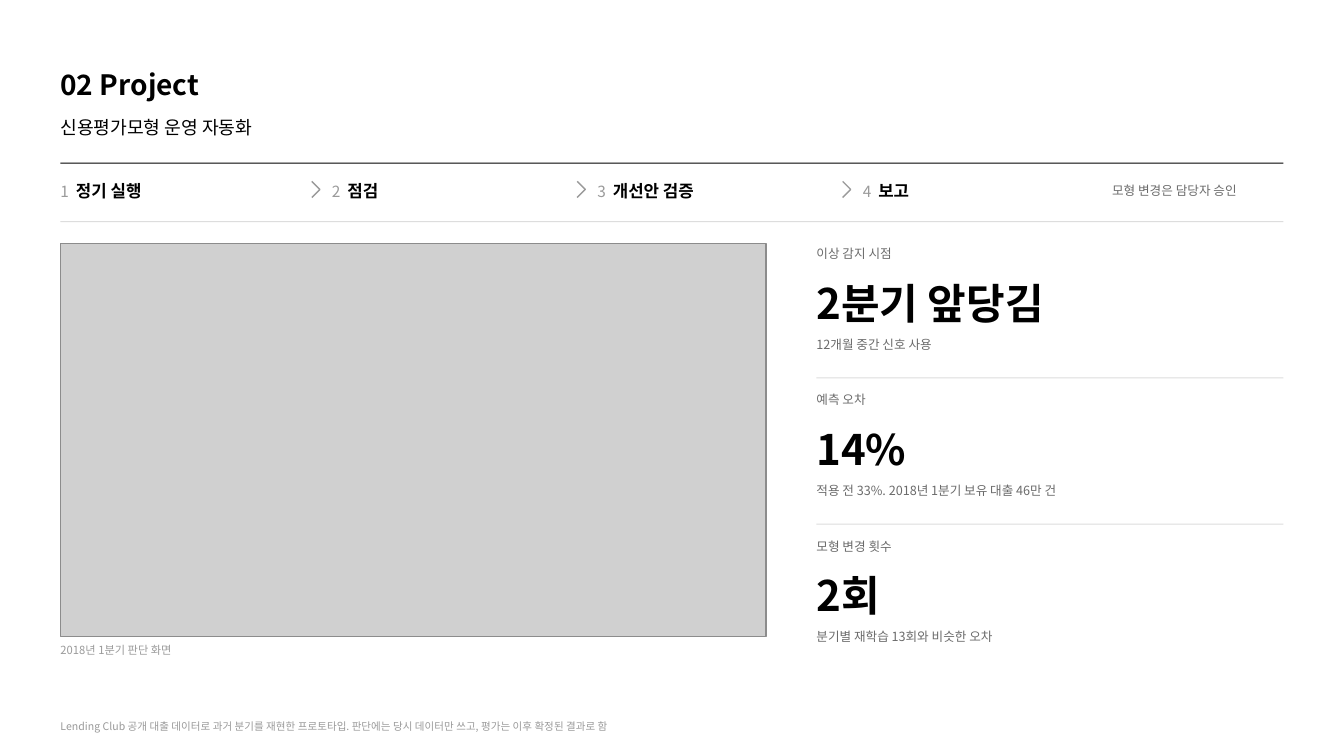
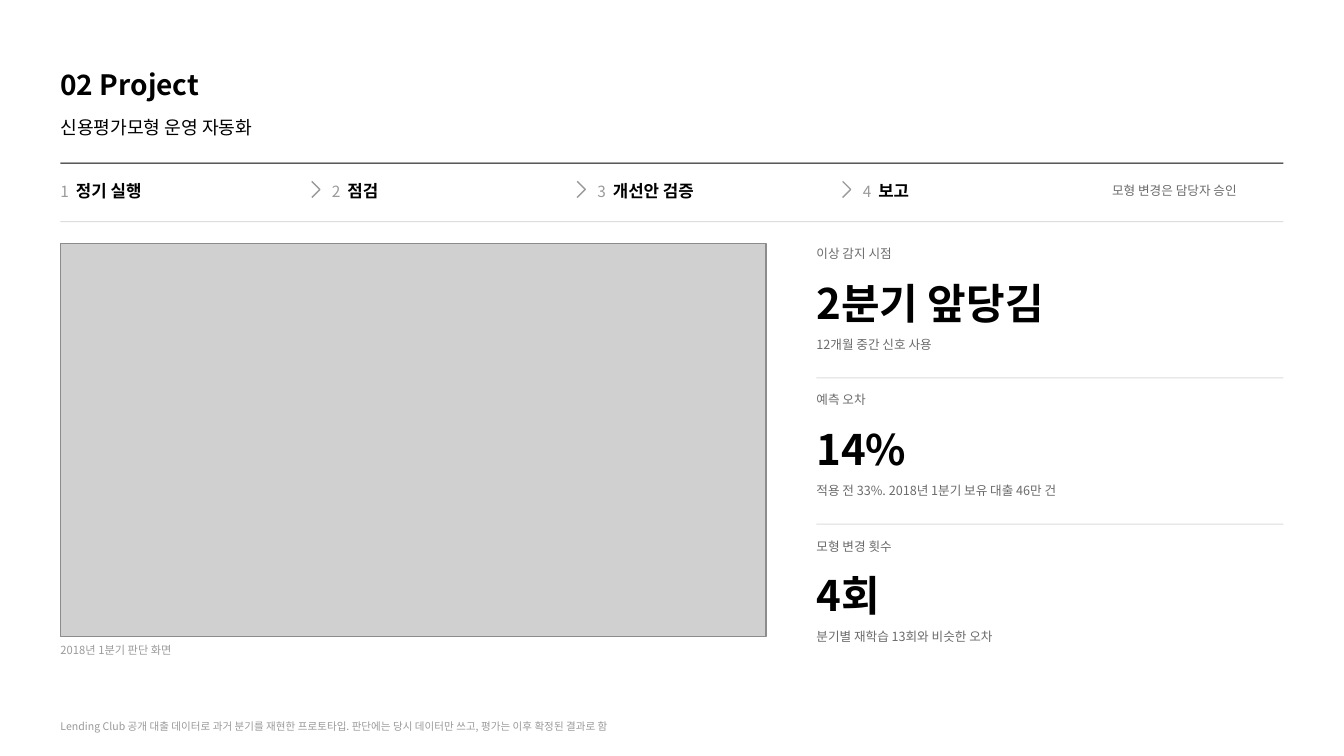
Before and after one commit to kjhoeakjy/csm-auto, a slide deck: slide 2 of ppt/역량PT_김연주.pptx. Drawn at 1344x756 pixels with LibreOffice and Linux fonts; fonts in the diff are those of the drawing; grey boxes stand for pictures. Boxes give left, top, right and bottom in pixels: in the first picture for what was removed or moved away, otherwise in the second. Text is boxed around its words. In the diff, an @@ line names an element or a change of style, - is before the commit and + after.

```diff
--- a/ppt/역량PT_김연주.pptx
+++ b/ppt/역량PT_김연주.pptx
@@ text at bbox=[816, 576, 879, 615]: text changed @@
-2회
+4회
```
Also in this commit, not shown: 1 other slide changed, 16 other files.
